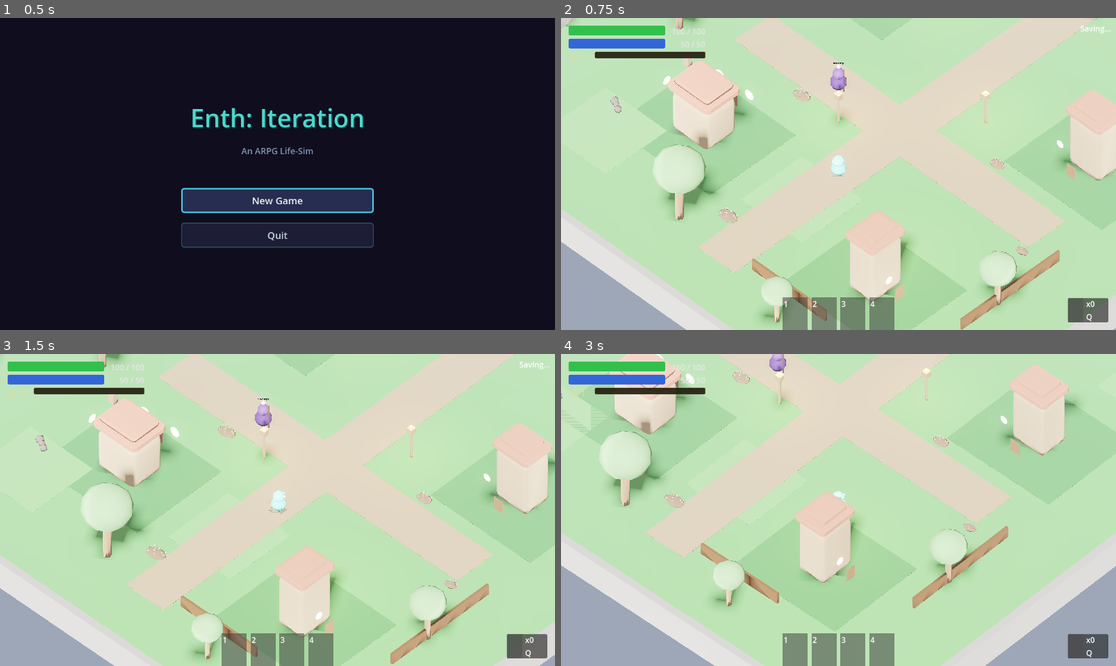
Above: before the commit, frames 1-4 (two rows, left to right).
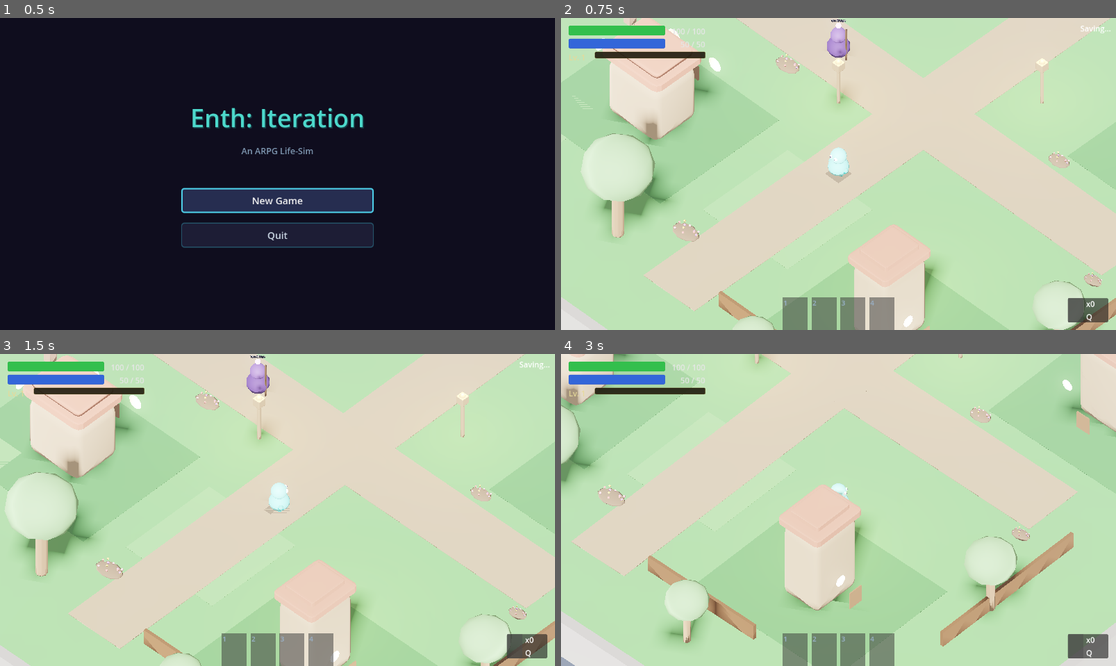
Above: after the commit, the same moments.

Repository: hwashburn1011/enth-iteration
Game: Godot game, scene res://scenes/main/MainMenu.tscn
Two runs of this game, one before a commit and one after it. Both use one fixed random seed, a clock stepped at 60 frames per second and the inputs below.
Inputs (mouse positions are in pixels of both pictures, inside the frame that each line leads up to):
- Up to frame 1 (0.5 s): no input
- Up to frame 2 (0.75 s): click "New Game" at 0.5 s
- Up to frame 3 (1.5 s): tap Enter at 1.25 s; move the mouse to (399, 494) at 1.27 s; hold D (move_right) from 1.28 s (still down); tap 1 (ability_1) at 1.35 s; click (399, 494) at 1.42 s
- Up to frame 4 (3 s): move the mouse to (727, 525) at 2.02 s; release D (move_right) at 2.03 s; hold S (move_back) 2.03-2.78 s; tap 2 (ability_2) at 2.1 s; move the mouse to (894, 441) at 2.77 s; hold D (move_right) from 2.78 s (still down); tap 3 (ability_3) at 2.85 s

Frame 1 is identical in both runs. In frame 2, 43% of the frame differs, in the area x 0-100%, y 0-100%; in frame 3, 42%; in frame 4, 51%.

Commit message:
visual: camera zoom, ability slots, ceiling/pipes, boss model
Camera: reduced orthographic size from 18 to 13 — player and rooms
are now much larger and more readable on screen.

Ability slots: dark sci-fi background, muted key labels, dark cooldown
overlay matching overall UI theme.

Dungeon rooms: added dark ceiling plane, metal pipe runs along ceiling
edges, subtle emissive ceiling light strips — rooms now feel enclosed
like proper tech corridors.

Boss: Corrupted Compiler Blender model — dark red core sphere with
6 floating armor plates, bright glowing eye, base spikes, floating
golden crown ring. Loaded via .glb with CSG fallback.

Co-Authored-By: Claude Opus 4.6 (1M context) <noreply@anthropic.com>

Diff:
--- a/scenes/dungeon/rooms/room_base.gd
+++ b/scenes/dungeon/rooms/room_base.gd
@@ -77,8 +77,64 @@
 		if child is CSGBox3D and child.name.begins_with("Wall"):
 			(child as CSGBox3D).material = wall_mat
 			(child as CSGBox3D).use_collision = true
+	# Add ceiling and pipes
+	_add_ceiling(geom)
 	# Add glowing edge strips to room for visibility
 	_add_room_glow_strips(geom)
+
+
+func _add_ceiling(geom: Node) -> void:
+	var floor_node: MeshInstance3D = geom.get_node_or_null("Floor") as MeshInstance3D
+	if floor_node == null:
+		return
+	var plane: PlaneMesh = floor_node.mesh as PlaneMesh
+	if plane == null:
+		return
+	# Dark ceiling plane
+	var ceiling: MeshInstance3D = MeshInstance3D.new()
+	var ceil_mesh: PlaneMesh = PlaneMesh.new()
+	ceil_mesh.size = plane.size
+	ceiling.mesh = ceil_mesh
+	ceiling.position = Vector3(0, 3.2, 0)
+	ceiling.rotation.x = PI  # Flip to face downward
+	var ceil_mat: StandardMaterial3D = StandardMaterial3D.new()
+	ceil_mat.albedo_color = Color(0.08, 0.09, 0.14)
+	ceil_mat.roughness = 0.95
+	ceiling.material_override = ceil_mat
+	geom.add_child(ceiling)
+	# Pipe runs along ceiling edges
+	var pipe_mat: StandardMaterial3D = StandardMaterial3D.new()
+	pipe_mat.albedo_color = Color(0.2, 0.22, 0.28)
+	pipe_mat.roughness = 0.7
+	pipe_mat.metallic = 0.4
+	var half_x: float = plane.size.x / 2.0 - 0.5
+	var half_z: float = plane.size.y / 2.0 - 0.5
+	# Pipes along X edges at ceiling height
+	for z_sign: float in [-1.0, 1.0]:
+		var pipe: CSGBox3D = CSGBox3D.new()
+		pipe.size = Vector3(plane.size.x - 1.0, 0.15, 0.15)
+		pipe.position = Vector3(0, 2.9, z_sign * half_z)
+		pipe.material = pipe_mat
+		geom.add_child(pipe)
+	# Pipes along Z edges
+	for x_sign: float in [-1.0, 1.0]:
+		var pipe: CSGBox3D = CSGBox3D.new()
+		pipe.size = Vector3(0.15, 0.15, plane.size.y - 1.0)
+		pipe.position = Vector3(x_sign * half_x, 2.9, 0)
+		pipe.material = pipe_mat
+		geom.add_child(pipe)
+	# Ceiling light strips (subtle emission)
+	var light_mat: StandardMaterial3D = StandardMaterial3D.new()
+	light_mat.albedo_color = Color(0.15, 0.25, 0.35)
+	light_mat.emission_enabled = true
+	light_mat.emission = Color(0.1, 0.2, 0.3)
+	light_mat.emission_energy_multiplier = 0.8
+	for x_pos: float in [-half_x * 0.5, half_x * 0.5]:
+		var strip: CSGBox3D = CSGBox3D.new()
+		strip.size = Vector3(0.2, 0.05, plane.size.y - 2.0)
+		strip.position = Vector3(x_pos, 3.15, 0)
+		strip.material = light_mat
+		geom.add_child(strip)
 
 
 func _add_room_glow_strips(geom: Node) -> void:
--- a/scenes/entities/enemies/corrupted_compiler/corrupted_compiler.gd
+++ b/scenes/entities/enemies/corrupted_compiler/corrupted_compiler.gd
@@ -26,7 +26,13 @@
 func _build_enemy_visual() -> void:
 	for child: Node in model.get_children():
 		child.queue_free()
-	# Large dark-red core body
+	# Try Blender model first
+	var glb: PackedScene = load("res://assets/models/enemies/corrupted_compiler.glb") as PackedScene
+	if glb:
+		var instance: Node3D = glb.instantiate() as Node3D
+		model.add_child(instance)
+		return
+	# Fallback: Large dark-red core body
 	var core: MeshInstance3D = MeshInstance3D.new()
 	var core_mesh: SphereMesh = SphereMesh.new()
 	core_mesh.radius = 0.6
--- a/scripts/components/isometric_camera.gd
+++ b/scripts/components/isometric_camera.gd
@@ -4,7 +4,7 @@
 
 @export var target: Node3D
 @export var follow_speed: float = 8.0
-@export var camera_size: float = 18.0
+@export var camera_size: float = 13.0
 @export var offset: Vector3 = Vector3.ZERO
 
 ## Fixed camera arm offset — positions camera above and behind target at isometric angle
--- a/scripts/ui/ability_slot_ui.gd
+++ b/scripts/ui/ability_slot_ui.gd
@@ -10,6 +10,27 @@
 var _cooldown_duration: float = 0.0
 var _cooldown_remaining: float = 0.0
 var _on_cooldown: bool = false
+
+
+func _ready() -> void:
+	_apply_slot_style()
+
+
+func _apply_slot_style() -> void:
+	# Sci-fi border on the slot
+	var bg_style: StyleBoxFlat = StyleBoxFlat.new()
+	bg_style.bg_color = Color(0.08, 0.10, 0.18, 0.85)
+	bg_style.border_color = Color(0.15, 0.35, 0.45, 0.7)
+	bg_style.set_border_width_all(1)
+	bg_style.set_corner_radius_all(4)
+	# Apply to this Control if it's a PanelContainer, or to icon_bg
+	if _icon_bg:
+		_icon_bg.color = Color(0.1, 0.12, 0.2, 0.8)
+	if _key_label:
+		_key_label.add_theme_color_override(&"font_color", Color(0.6, 0.7, 0.8))
+		_key_label.add_theme_font_size_override(&"font_size", 14)
+	if _cooldown_overlay:
+		_cooldown_overlay.color = Color(0, 0, 0, 0.6)
 
 
 func _process(delta: float) -> void:
Binary file added: assets/models/enemies/corrupted_compiler.glb
